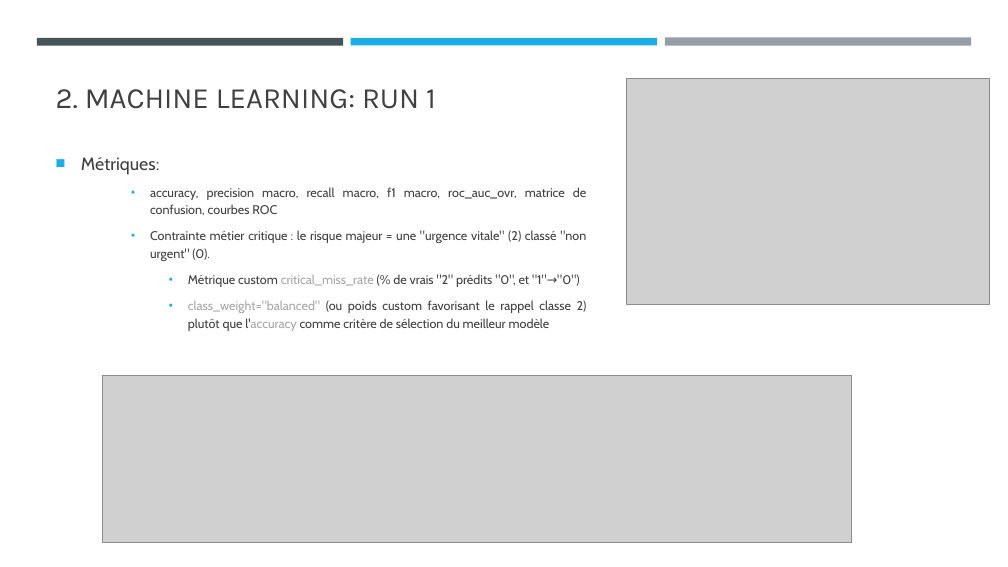
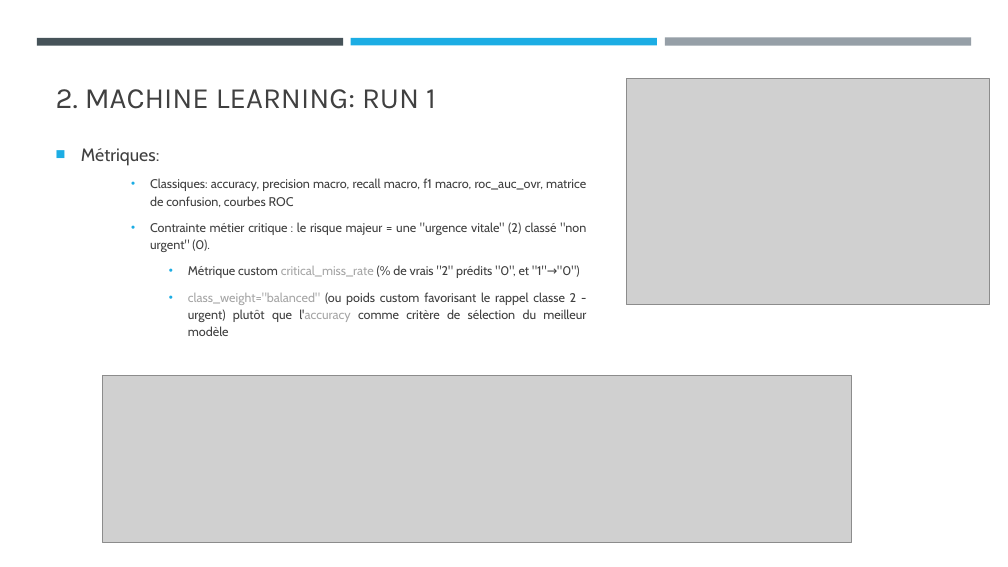
Before and after one commit to brunobiscay/CISIA, a slide deck: slide 6 of Presentation_BrunoBiscay.pptx. Drawn at 1008x567 pixels with LibreOffice and Linux fonts; fonts in the diff are those of the drawing; grey boxes stand for pictures. Boxes give left, top, right and bottom in pixels: in the first picture for what was removed or moved away, otherwise in the second. Text is boxed around its words. In the diff, an @@ line names an element or a change of style, - is before the commit and + after.

```diff
--- a/Presentation_BrunoBiscay.pptx
+++ b/Presentation_BrunoBiscay.pptx
@@ text at (150, 178, 586, 207): text changed @@
-    • accuracy, precision macro, recall macro, f1 macro, roc_auc_ovr, matrice de confusion, courbes ROC
+    • Classiques: accuracy, precision macro, recall macro, f1 macro, roc_auc_ovr, matrice de confusion, courbes ROC
@@ text at (188, 292, 586, 336): text changed @@
-      • class_weight="balanced" (ou poids custom favorisant le rappel classe 2) plutôt que l'accuracy comme critère de sélection du meilleur modèle
+      • class_weight="balanced" (ou poids custom favorisant le rappel classe 2 - urgent) plutôt que l'accuracy comme critère de sélection du meilleur modèle
```
Also in this commit, not shown: 3 other slides changed, 3 slides added, 2 slides removed, 4 other files.
